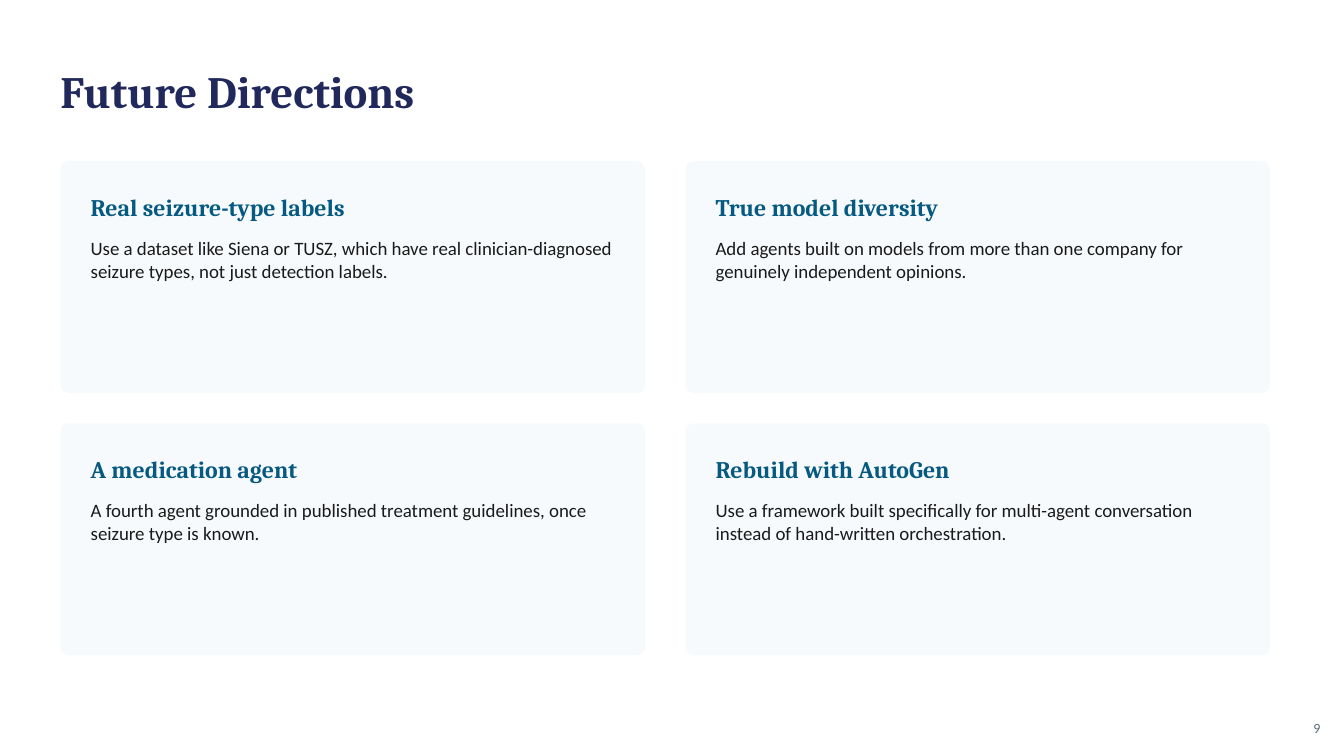
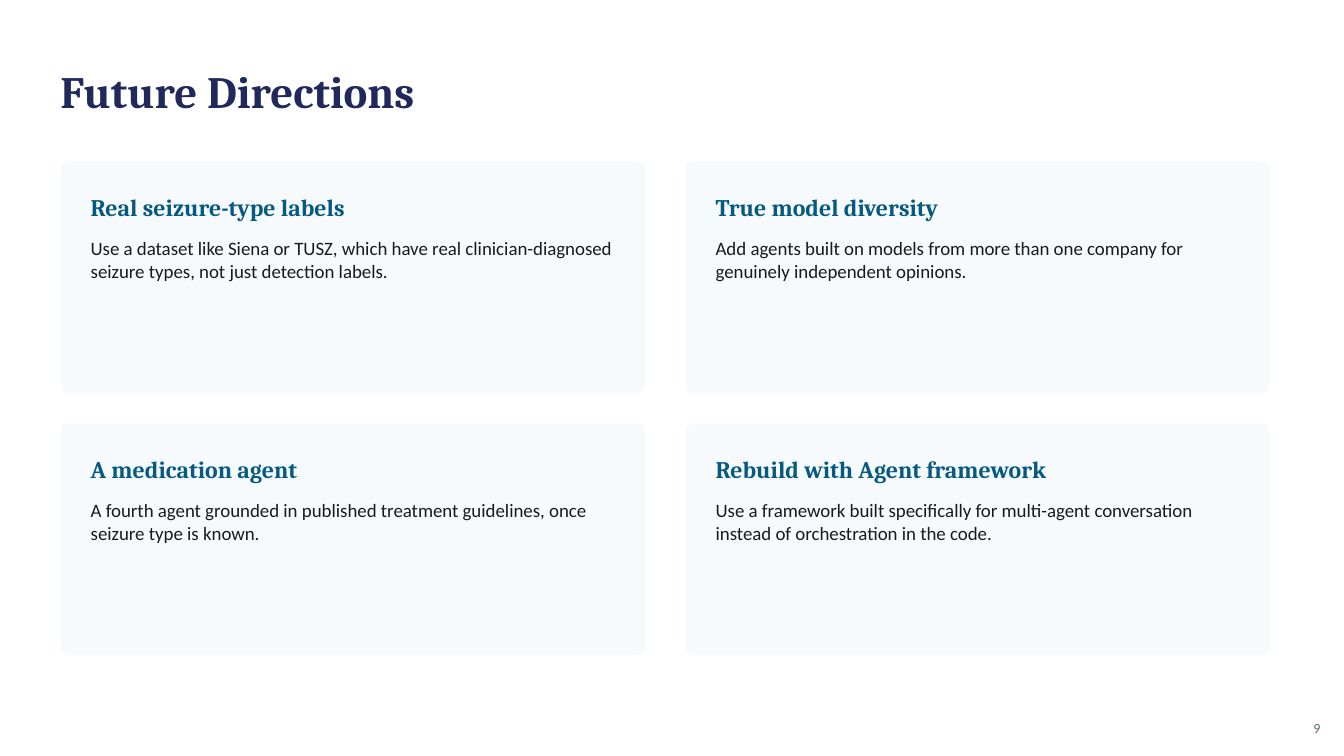
Before and after one commit to murali-github/msai-aih, a slide deck: slide 9 of NeuroAgent_Presentation.pptx. Drawn at 1344x756 pixels with LibreOffice and Linux fonts; fonts in the diff are those of the drawing. Boxes give left, top, right and bottom in pixels: in the first picture for what was removed or moved away, otherwise in the second. Text is boxed around its words. In the diff, an @@ line names an element or a change of style, - is before the commit and + after.

```diff
--- a/NeuroAgent_Presentation.pptx
+++ b/NeuroAgent_Presentation.pptx
@@ text at (716,461,1046,483): text changed @@
-Rebuild with AutoGen
+Rebuild with Agent framework
@@ text at (716,504,1193,540): text changed @@
-Use a framework built specifically for multi-agent conversation instead of hand-written orchestration.
+Use a framework built specifically for multi-agent conversation instead of orchestration in the code.
```
Also in this commit, not shown: 7 other slides changed, 1 other file.
